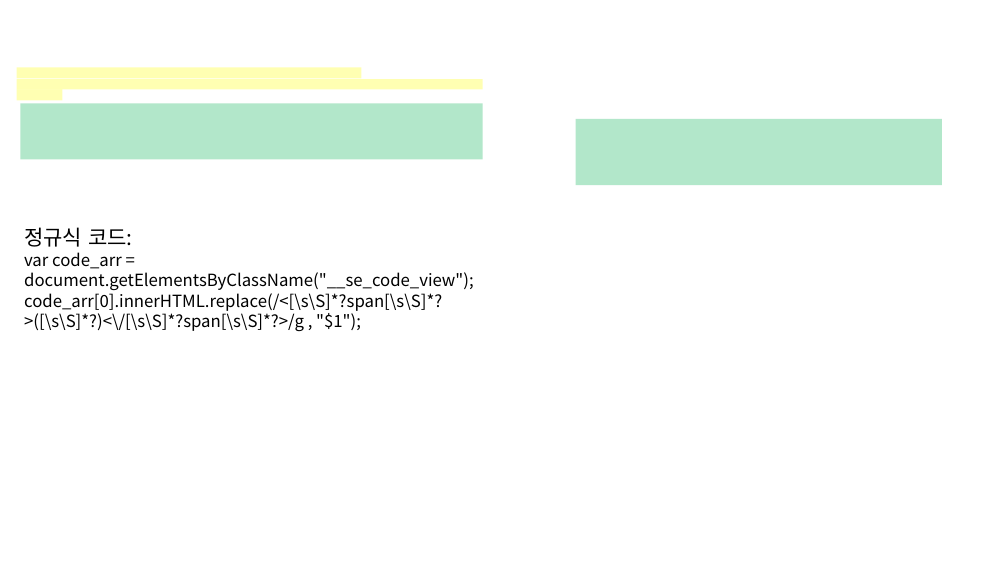
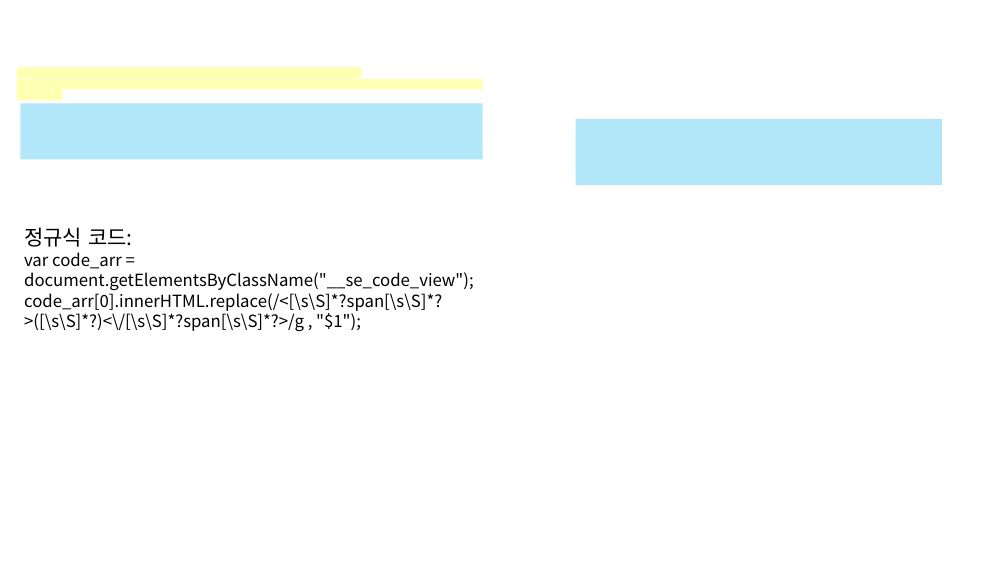
Before and after one commit to Codination/codination, a slide deck: slide 3 of for_win/Codination for window.pptx. Drawn at 1008x567 pixels with LibreOffice and Linux fonts; fonts in the diff are those of the drawing; background and template pictures are left out. Boxes give left, top, right and bottom in pixels: in the first picture for what was removed or moved away, otherwise in the second. Text is boxed around its words. In the diff, an @@ line names an element or a change of style, - is before the commit and + after.

```diff
--- a/for_win/Codination for window.pptx
+++ b/for_win/Codination for window.pptx
@@ rectangle at (x1=20, y1=104, x2=482, y2=160): fill #00B050 at 30% opacity to #00B0F0 at 30% opacity @@
@@ rectangle at (x1=576, y1=119, x2=942, y2=185): fill #00B050 at 30% opacity to #00B0F0 at 30% opacity @@
```
Also in this commit, not shown: 3 other files.
